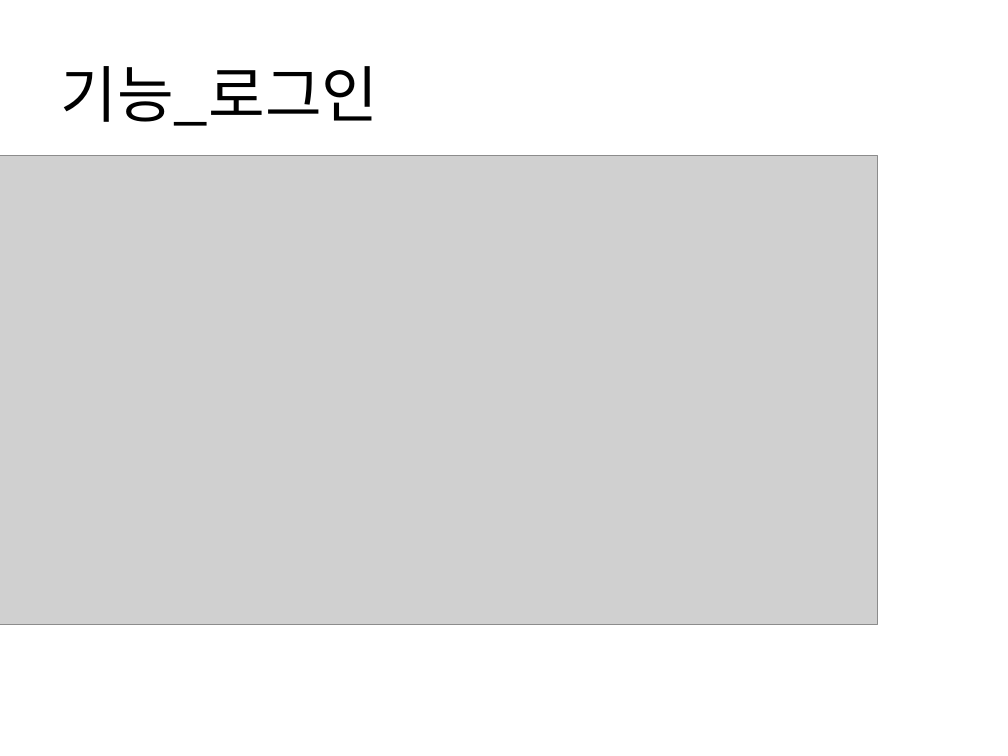
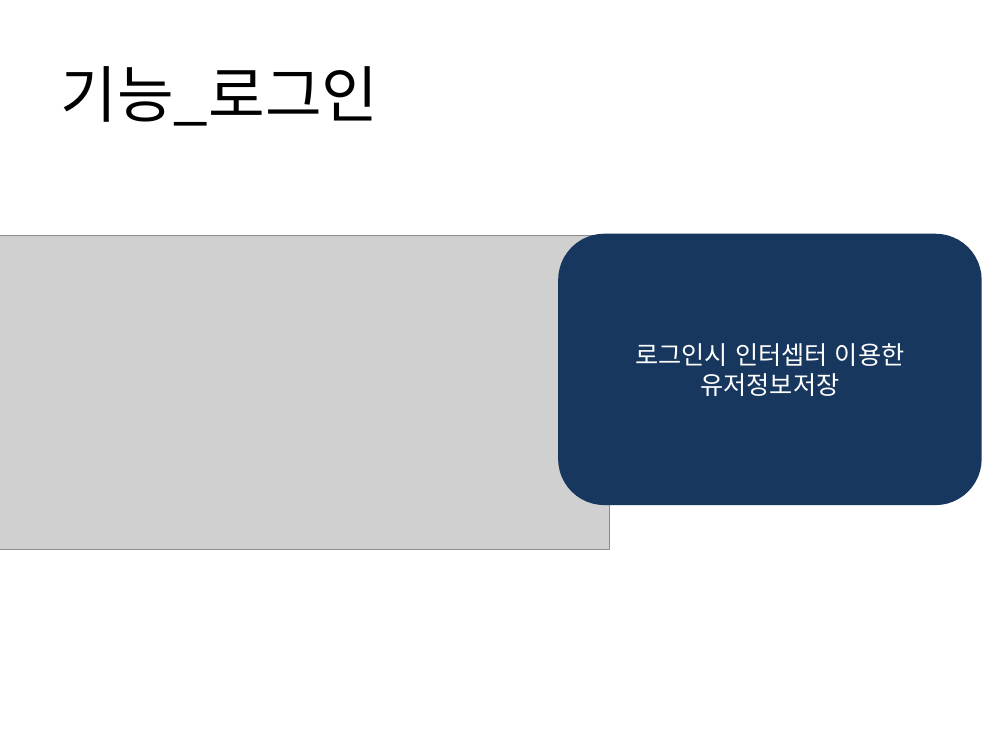
Before and after one commit to yeonjihyo/Leather, a slide deck: slide 14 of leather_last/JH Leather PPT.pptx. Drawn at 1008x756 pixels with LibreOffice and Linux fonts; fonts in the diff are those of the drawing; grey boxes stand for pictures. Boxes give left, top, right and bottom in pixels: in the first picture for what was removed or moved away, otherwise in the second. Text is boxed around its words. In the diff, an @@ line names an element or a change of style, - is before the commit and + after.

```diff
--- a/leather_last/JH Leather PPT.pptx
+++ b/leather_last/JH Leather PPT.pptx
@@ picture resized from (x1=0, y1=156, x2=878, y2=626) to (x1=0, y1=235, x2=609, y2=549) @@
@@ rounded rectangle added at (x1=559, y1=235, x2=980, y2=503), fill #17375E, outline #17375E 2 pt, 18 pt, text #FFFFFF @@
+로그인시 인터셉터 이용한 유저정보저장
```
Also in this commit, not shown: 7 other slides changed, 1 slide removed.
